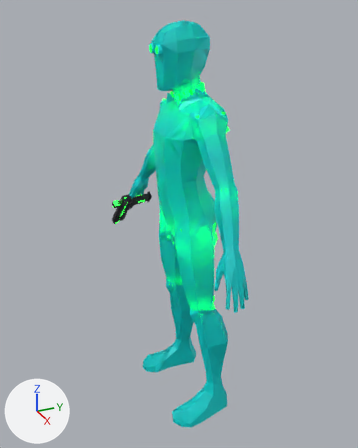
Before and after pictures for a commit that changed the glTF model data/droid_full_deform.glb.
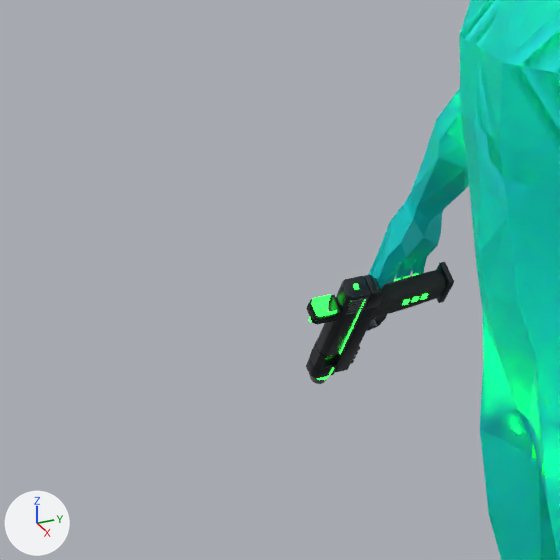
Old and new are each drawn whole from a camera (50 mm lens) standing at (2.053, -0.957, 2.088) and looking at (-0.105, 0.014, 1.009) and again close up on the part from 8% to 50% of the width and 27% to 61% of the height. Arrows for +X, +Y and +Z are at lower left; the lights stay in place. The older version's two pictures come first. Where no turn or scale is listed for an object, it has been applied to the vertices.

In view in the first close-up: 'gun', 'mesh_node' and 4 more.
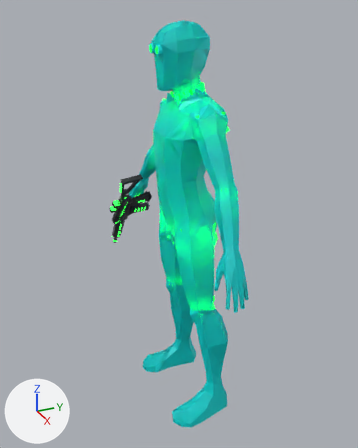
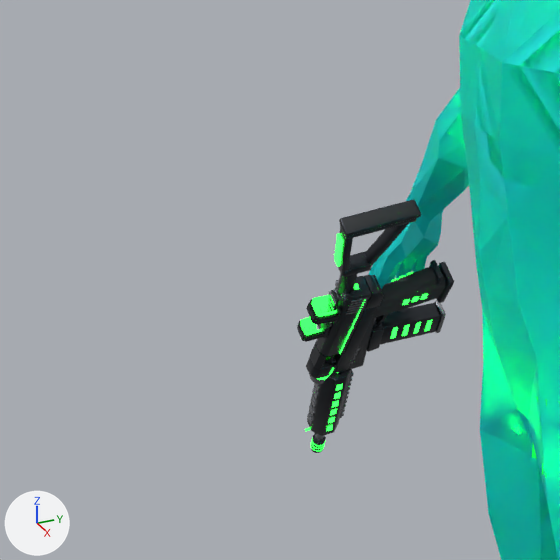
What changed in the scene script:
```text
Add mat_rifle_screen:
    mat_rifle_screen = principled_material('rifle_screen')
    mat_rifle_screen.base_color = (0.0, 0.0, 0.0)  # black #000000
    mat_rifle_screen.metallic = 1.0
    mat_rifle_screen.roughness = 1.0
    mat_rifle_screen.emission_color = (0.02, 1.0, 0.05)  # green #27ff3f
    mat_rifle_screen.emission_strength = 4.0
Add mat_rifle_grip:
    mat_rifle_grip = principled_material('rifle_grip')
    mat_rifle_grip.base_color = (0.025, 0.027, 0.03)  # dark grey #2c2e30
    mat_rifle_grip.roughness = 0.75
Add mat_rifle_trim:
    mat_rifle_trim = principled_material('rifle_trim')
    mat_rifle_trim.base_color = (0.42, 0.44, 0.47)  # grey #adb1b6
    mat_rifle_trim.metallic = 1.0
    mat_rifle_trim.roughness = 0.25
Add mat_rifle_glow:
    mat_rifle_glow = principled_material('rifle_glow')
    mat_rifle_glow.base_color = (0.02, 1.0, 0.05)  # green #27ff3f
    mat_rifle_glow.roughness = 0.4
    mat_rifle_glow.emission_color = (0.02, 1.0, 0.05)  # green #27ff3f
    mat_rifle_glow.emission_strength = 4.0
Add mat_rifle_body:
    mat_rifle_body = principled_material('rifle_body')
    mat_rifle_body.base_color = (0.05, 0.055, 0.065)  # dark grey #3f4248
    mat_rifle_body.metallic = 0.85
    mat_rifle_body.roughness = 0.32
Add me_plane_001:
    me_plane_001.from_pydata([(-1.0, -1.0, -0.16), (1.0, -1.0, -0.16), (-1.0, 1.0, -0.16), (1.0, 1.0, -0.16), (-1.0, 0.0, 0.23), (1.0, 0.0, 0.23), (1.0, 0.5, 0.13), (-1.0, 0.5, 0.13), (-1.0, -0.5, 0.13), (1.0, -0.5, 0.13), (1.0, 0.75, 0.04), (-1.0, 0.75, 0.04), (-1.0, 0.25, 0.2), (1.0, 0.25, 0.2), (1.0, -0.25, 0.2), (-1.0, -0.25, 0.2), (-1.0, -0.75, 0.04), (1.0, -0.75, 0.04)], [], [(11, 10, 3), (11, 3, 2), (15, 14, 5), (15, 5, 4), (12, 13, 6), (12, 6, 7), (16, 17, 9), (16, 9, 8), (7, 6, 10), (7, 10, 11), (4, 5, 13), (4, 13, 12), (8, 9, 14), (8, 14, 15), (0, 1, 17), (0, 17, 16)])
    me_plane_001.materials.append(mat_rifle_screen)  # black #000000, glowing green #27ff3f
Add me_rifle_gun:
    me_rifle_gun.from_pydata(...)  # 2372 vertices, 4444 faces; spans x -0.271..0.239, y -0.157..0.107, z -0.34..0.285
    # faces by material slot: [2428, 716, 248, 1052]
    me_rifle_gun.materials.append(mat_rifle_body)  # dark grey #3f4248
    me_rifle_gun.materials.append(mat_rifle_trim)  # grey #adb1b6
    me_rifle_gun.materials.append(mat_rifle_grip)  # dark grey #2c2e30
    me_rifle_gun.materials.append(mat_rifle_glow)  # green #27ff3f, glowing green #27ff3f
Add ob_rifle_hud:
    ob_rifle_hud = bpy.data.objects.new('rifle_hud', me_plane_001)
    ob_rifle_hud.parent = ob_rifle
    ob_rifle_hud.location = (-0.55, 0.0, 1.29)
    ob_rifle_hud.rotation_euler = (0.0, 1.571, 0.0)  # degrees (0, 90, 0)
    ob_rifle_hud.scale = (0.13, 0.12, 1.0)
Add ob_rifle:
    ob_rifle = bpy.data.objects.new('rifle', None)
    ob_rifle.location = (-0.606, -0.0664, 0.922)
    ob_rifle.rotation_euler = (1.412, 2.255, -0.0878)  # degrees (81, 129, -5)
    ob_rifle.scale = (0.105, 0.105, 0.105)
Add ob_rifle_gun:
    ob_rifle_gun = bpy.data.objects.new('rifle_gun', me_rifle_gun)
    ob_rifle_gun.location = (-0.606, -0.066, 0.922)
```

Where the change shows, as pixel boxes [x1, y1, x2, y2] in the close-ups (560 x 560 px):
'rifle_gun', added
    after: [297, 199, 446, 453]
    faces in mat_rifle_body (dark grey #3f4248): [297, 199, 446, 453]
    faces in mat_rifle_grip (dark grey #2c2e30): [339, 200, 436, 288]
    faces in mat_rifle_glow (green #27ff3f, glowing green #27ff3f): [305, 233, 432, 451]
    faces in mat_rifle_trim (grey #adb1b6): [307, 280, 445, 453]
'rifle_hud', added
    after: [300, 318, 322, 335]
